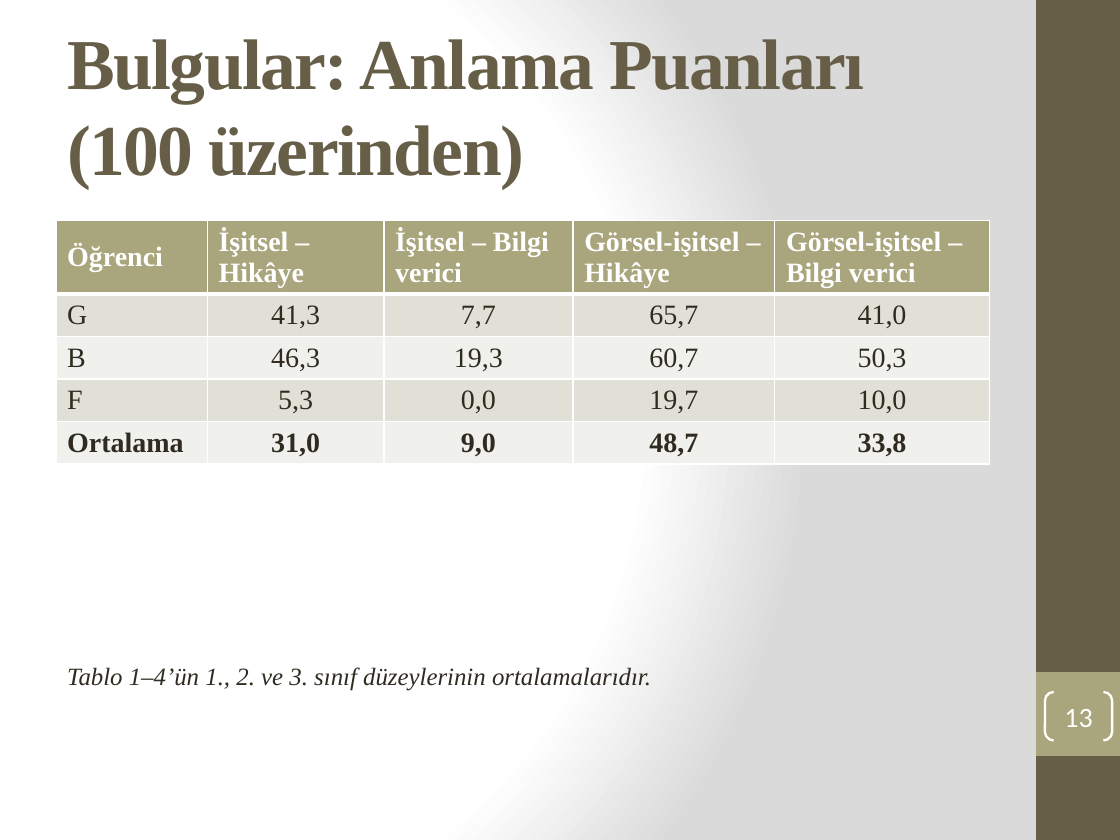
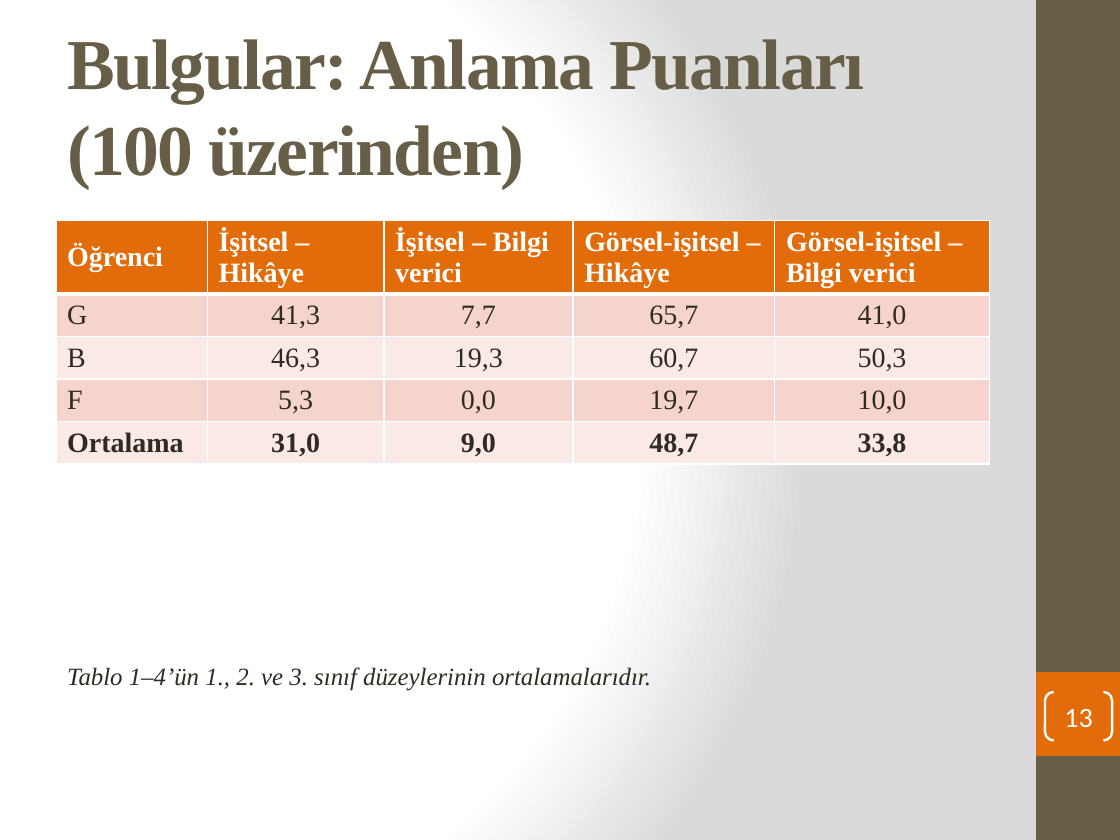
Before and after one commit to edipsahin20-tech/sahinerp, a slide deck: slide 13 of Makale1_Dinledigini_Anlama_Ozet.pptx. Drawn at 1120x840 pixels with LibreOffice and Linux fonts; fonts in the diff are those of the drawing. Boxes give left, top, right and bottom in pixels: in the first picture for what was removed or moved away, otherwise in the second. Text is boxed around its words. In the diff, an @@ line names an element or a change of style, - is before the commit and + after.

```diff
--- a/Makale1_Dinledigini_Anlama_Ozet.pptx
+++ b/Makale1_Dinledigini_Anlama_Ozet.pptx
@@ table at (56,221,989,460) @@
@@ fill #A9A57C to #E36C0A in row 1 @@
@@ fill #E2E1D7 to #F4D4CC in 10 cells @@
@@ fill #F1F0EC to #FAEBE7 in 10 cells @@
@@ rectangle at (1036,672,1120,756): fill #A9A57C to #E36C0A @@
```
Also in this commit, not shown: 22 other slides changed.
